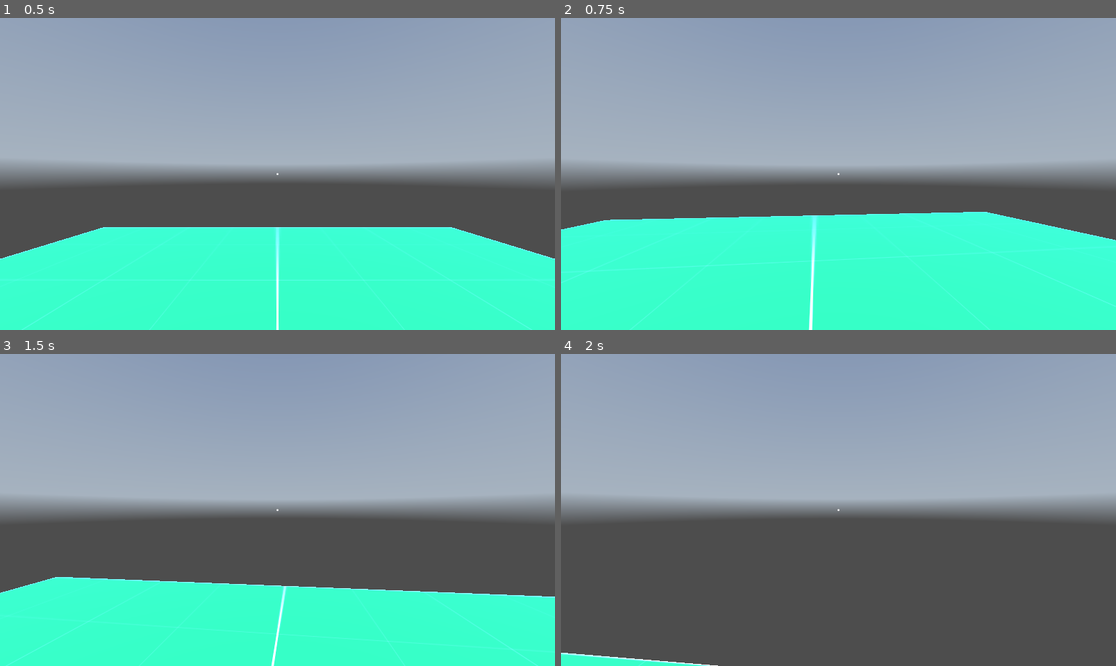
Above: before the commit, frames 1-4 (two rows, left to right).
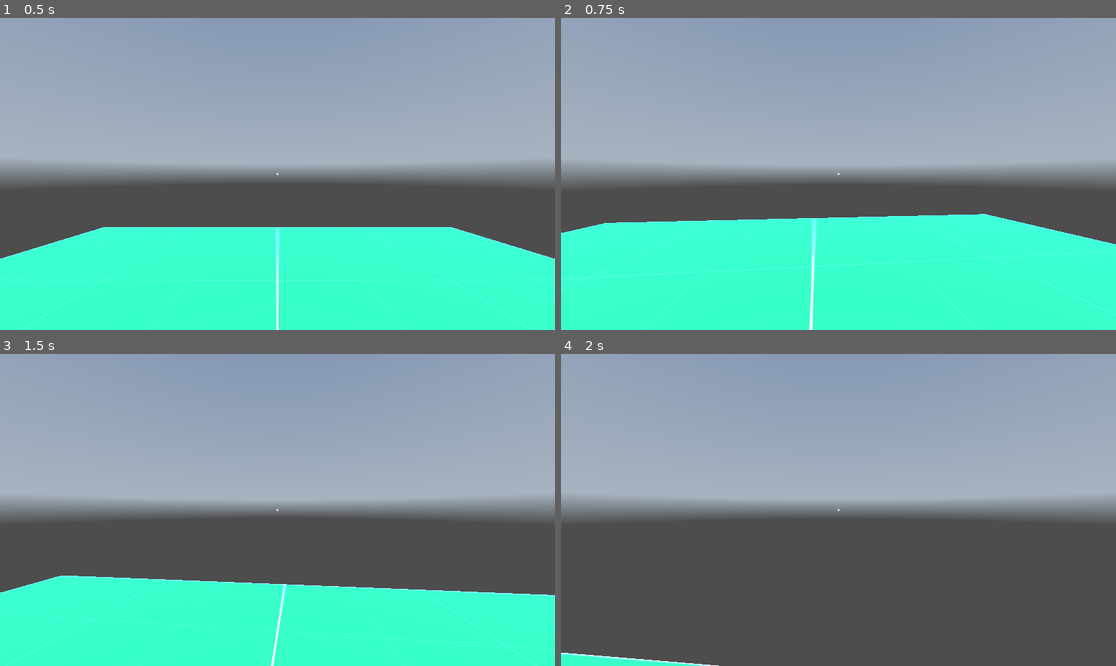
Above: after the commit, the same moments.

Repository: ColormaticStudios/quality-godot-first-person
Game: Godot game, scene res://scenes/world.tscn
Two runs of this game, one before a commit and one after it. Both use one fixed random seed, a clock stepped at 60 frames per second and the inputs below. A sky picture missing from this copy of the repository is replaced by a grey-blue gradient.
Inputs (mouse positions are in pixels of both pictures, inside the frame that each line leads up to):
- Up to frame 1 (0.5 s): no input
- Up to frame 2 (0.75 s): move the mouse to (866, 174) at 0.52 s; hold W (move_forward) from 0.53 s (still down); hold Ctrl (move_crouch) from 0.53 s (still down)
- Up to frame 3 (1.5 s): keep holding W (move_forward); tap Space (move_jump) at 0.77 s; tap Shift (move_sprint) at 0.8, 1.35 s; move the mouse to (249, 510) at 1.27 s; release Ctrl (move_crouch) at 1.28 s
- Up to frame 4 (2 s): keep holding W (move_forward); tap Space (move_jump) at 1.52 s; tap Ctrl (move_crouch) at 1.55 s

Frame 1 is identical in both runs. In frame 2, 1.3% of the frame differs, in the area x 0-100%, y 62-100%; in frame 3, 0.8%; in frame 4, less than 0.1%.

Commit message:
Refactor player movement logic and camera handling

Diff:
--- a/data/player/player.gd
+++ b/data/player/player.gd
@@ -1,23 +1,24 @@
 extends CharacterBody3D
 
-
+# Exported Variables
 @export var sprint_enabled = true
 @export var crouch_enabled = true
-
 @export var base_speed = 5
 @export var sprint_speed = 8
 @export var jump_velocity = 4
 @export var sensitivity = 0.1
 @export var accel = 10
 @export var crouch_speed = 3
+
+# Member Variables
+var state = "normal"  # normal, sprinting, crouching
+var gravity = ProjectSettings.get_setting("physics/3d/default_gravity")
 var speed = base_speed
-var sprinting = false
-var crouching = false
-var camera_fov_extents = [75.0, 85.0] #index 0 is normal, index 1 is sprinting
+var camera_fov_extents = [75.0, 85.0]  #index 0 is normal, index 1 is sprinting
 var base_player_y_scale = 1.0
 var crouch_player_y_scale = 0.75
 
-
+# Node References
 @onready var parts = {
 	"head": $head,
 	"camera": $head/camera,
@@ -25,68 +26,86 @@
 	"body": $body,
 	"collision": $collision
 }
-@onready var world = get_parent()
-
-var gravity = ProjectSettings.get_setting("physics/3d/default_gravity")
-
+@onready var world = get_tree()
 
 func _ready():
-	world.pause.connect(_on_pause)
-	world.unpause.connect(_on_unpause)
-
 	parts.camera.current = true
 
 func _process(delta):
-	if Input.is_action_pressed("move_sprint") and !Input.is_action_pressed("move_crouch") and sprint_enabled:
-		sprinting = true
-		speed = sprint_speed
-		parts.camera.fov = lerp(parts.camera.fov, camera_fov_extents[1], 10*delta)
-	elif Input.is_action_pressed("move_crouch") and !Input.is_action_pressed("move_sprint") and sprint_enabled:
-		crouching = true
-		speed = crouch_speed
-		parts.body.scale.y = lerp(parts.body.scale.y, crouch_player_y_scale, 10*delta) #change this to starting a crouching animation or whatever
-		parts.collision.scale.y = lerp(parts.collision.scale.y, crouch_player_y_scale, 10*delta)
-	else:
-		sprinting = false
-		crouching = false
-		speed = base_speed
-		if sprint_enabled:
-			parts.camera.fov = lerp(parts.camera.fov, camera_fov_extents[0], 10*delta)
-		if crouch_enabled:
-			parts.body.scale.y = lerp(parts.body.scale.y, base_player_y_scale, 10*delta) #see comment on line 48
-			parts.collision.scale.y = lerp(parts.collision.scale.y, base_player_y_scale, 10*delta)
+	handle_movement_input(delta)
+	update_camera(delta)
 
 func _physics_process(delta):
+	apply_gravity(delta)
+	handle_jump()
+	move_character(delta)
+
+func _input(event):
+	handle_mouse_movement(event)
+
+# Movement Logic
+func handle_movement_input(delta):
+	if Input.is_action_pressed("move_sprint") and !Input.is_action_pressed("move_crouch") and sprint_enabled:
+		enter_sprint_state(delta)
+	elif Input.is_action_pressed("move_crouch") and !Input.is_action_pressed("move_sprint") and sprint_enabled:
+		enter_crouch_state(delta)
+	else:
+		enter_normal_state(delta)
+
+func enter_sprint_state(delta):
+	state = "sprinting"
+	speed = sprint_speed
+	parts.camera.fov = lerp(parts.camera.fov, camera_fov_extents[1], 10*delta)
+
+func enter_crouch_state(delta):
+	state = "crouching"
+	speed = crouch_speed
+	apply_crouch_transform(delta)
+
+func enter_normal_state(delta):
+	state = "normal"
+	speed = base_speed
+	reset_transforms(delta)
+
+# Camera Logic
+func update_camera(delta):
+	match state:
+		"sprinting":
+			parts.camera.fov = lerp(parts.camera.fov, camera_fov_extents[1], 10*delta)
+		"normal":
+			parts.camera.fov = lerp(parts.camera.fov, camera_fov_extents[0], 10*delta)
+
+# Animation Logic
+func apply_crouch_transform(delta):
+	parts.body.scale.y = lerp(parts.body.scale.y, crouch_player_y_scale, 10*delta)
+	parts.collision.scale.y = lerp(parts.collision.scale.y, crouch_player_y_scale, 10*delta)
+
+func reset_transforms(delta):
+	parts.body.scale.y = lerp(parts.body.scale.y, base_player_y_scale, 10*delta)
+	parts.collision.scale.y = lerp(parts.collision.scale.y, base_player_y_scale, 10*delta)
+
+# Physics Logic
+func apply_gravity(delta):
 	if not is_on_floor():
 		velocity.y -= gravity * delta
 
+func handle_jump():
 	if Input.is_action_pressed("move_jump") and is_on_floor():
 		velocity.y += jump_velocity
 
+func move_character(delta):
 	var input_dir = Input.get_vector("move_left", "move_right", "move_forward", "move_backward")
 	var direction = input_dir.normalized().rotated(-parts.head.rotation.y)
 	direction = Vector3(direction.x, 0, direction.y)
-	if is_on_floor(): #don't lerp y movement
+	if is_on_floor():
 		velocity.x = lerp(velocity.x, direction.x * speed, accel * delta)
 		velocity.z = lerp(velocity.z, direction.z * speed, accel * delta)
-
-	#bob head
-	if input_dir and is_on_floor():
-		parts.camera_animation.play("head_bob", 0.5)
-	else:
-		parts.camera_animation.play("reset", 0.5)
-
 	move_and_slide()
 
-func _input(event):
+# Input Handling
+func handle_mouse_movement(event):
 	if event is InputEventMouseMotion:
 		if !world.paused:
 			parts.head.rotation_degrees.y -= event.relative.x * sensitivity
 			parts.head.rotation_degrees.x -= event.relative.y * sensitivity
 			parts.head.rotation.x = clamp(parts.head.rotation.x, deg_to_rad(-90), deg_to_rad(90))
-
-func _on_pause():
-	pass
-
-func _on_unpause():
-	pass
